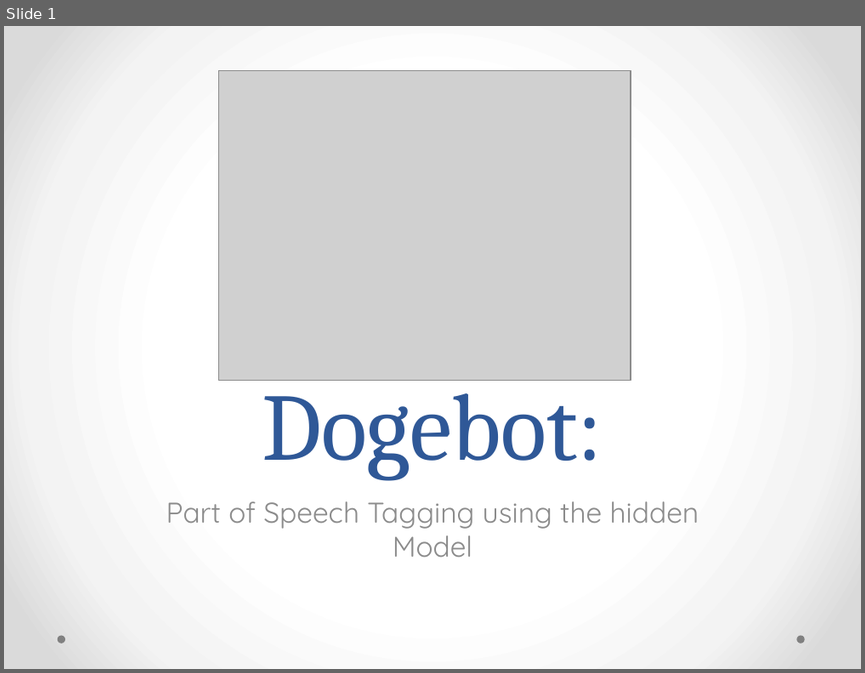
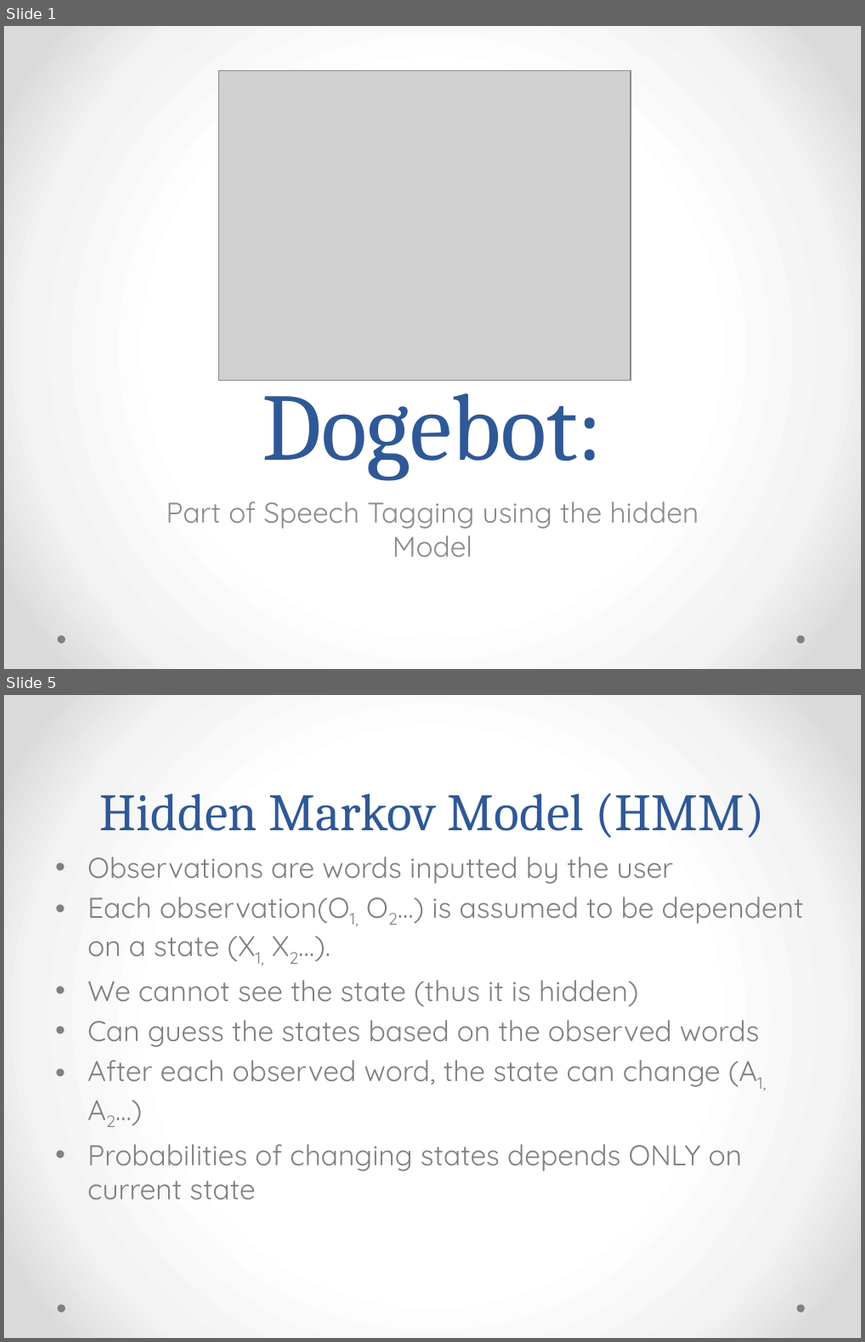
Before and after one commit to JessJKitty/CS51-Doge, a slide deck: Doge_presentation.pptx. Shown one above the other, each under a label of ours: slide 1 before the commit, slides 1 and 5 after it; the slides between them are not shown. The pictures are 865x673 and 865x1342 pixels, drawn with LibreOffice and Linux fonts; fonts in the diff are those of the drawing; grey boxes stand for pictures. Boxes give left, top, right and bottom in pixels: in the first picture for what was removed or moved away, otherwise in the second. Text is boxed around its words. In the diff, an @@ line names an element or a change of style, - is before the commit and + after.

```diff
--- a/Doge_presentation.pptx
+++ b/Doge_presentation.pptx
@@ slide 5 added at (x1=4, y1=695, x2=861, y2=1338), background gradient #FFFFFF to #F4F4F4 to #DADADA; not listed: 2 template elements that a slide beside it also shows @@
@@ title added at (x1=99, y1=793, x2=764, y2=838), 44 pt, text #2F5897 @@
+Hidden Markov Model (HMM)
@@ text added at (x1=87, y1=857, x2=804, y2=1200), 24 pt, text #808080 @@
+• Observations are words inputted by the user
+• Each observation(O1, O2…) is assumed to be dependent on a state (X1, X2…).
+• We cannot see the state (thus it is hidden)
+• Can guess the states based on the observed words
+• After each observed word, the state can change (A1, A2…)
+• Probabilities of changing states depends ONLY on current state
```
Also in this commit, not shown: 7 other slides added.
